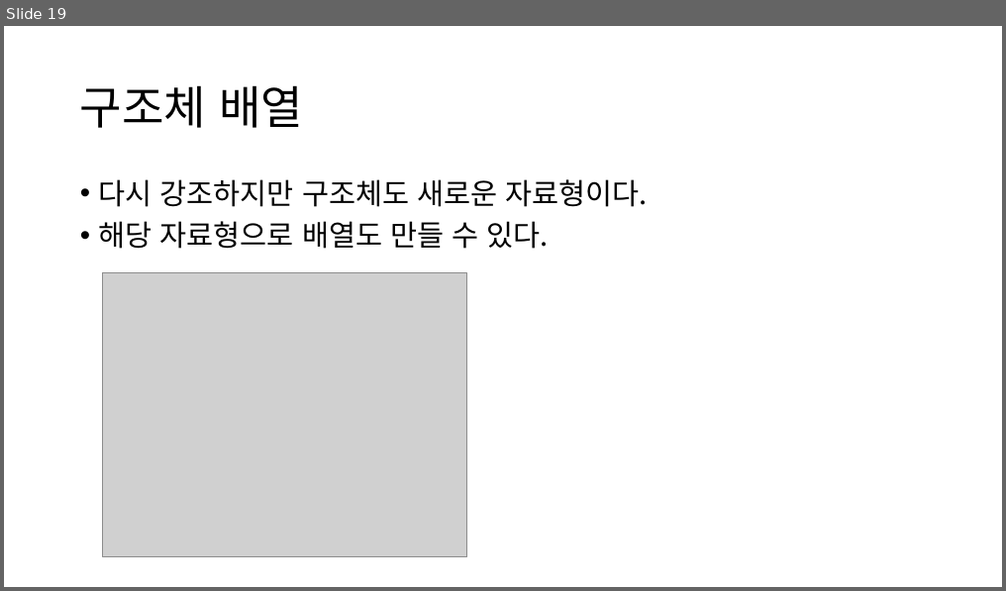
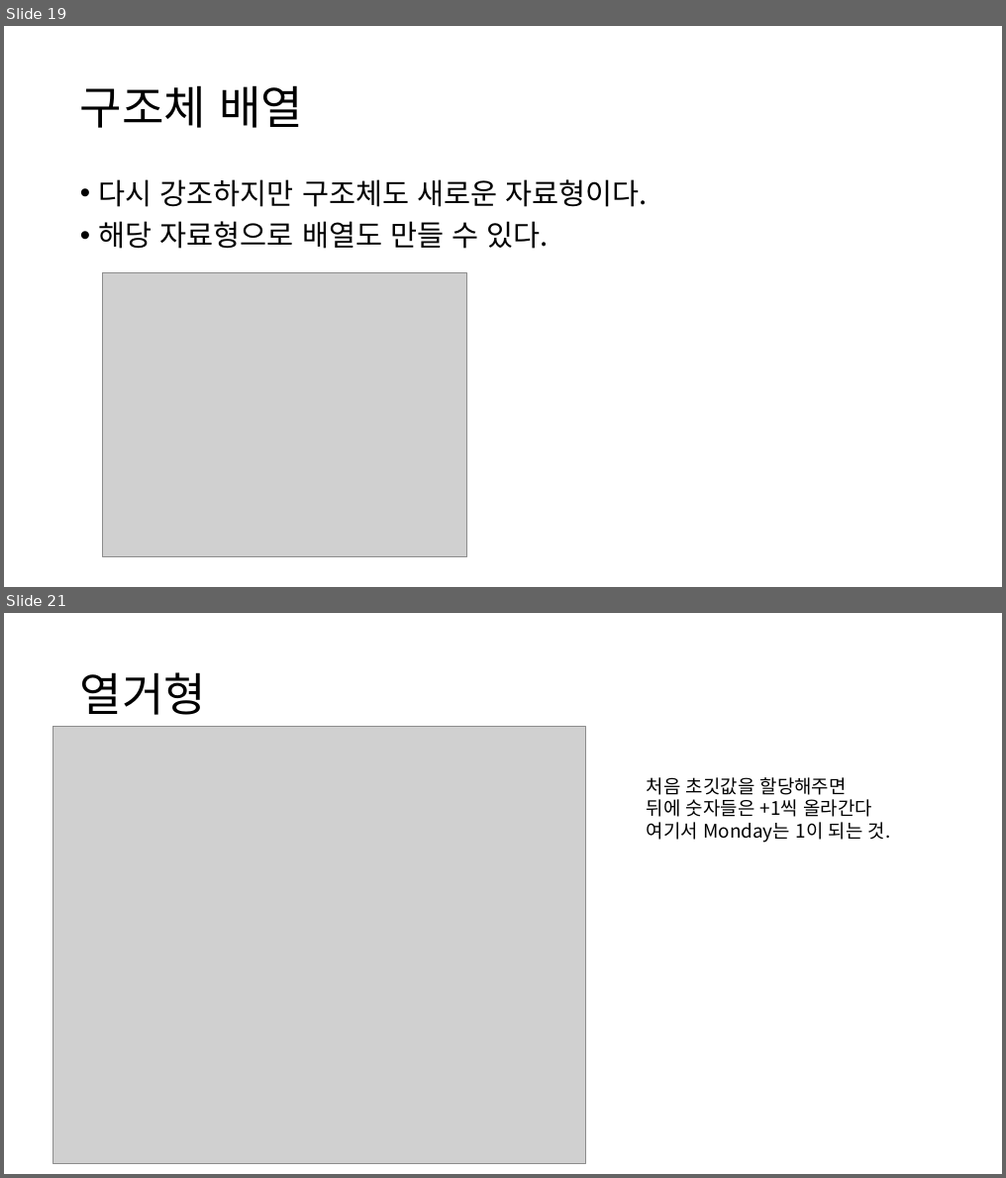
Before and after one commit to JJhuk/2020-SMUtutoring, a slide deck: 튜터링 6주차.pptx. Shown one above the other, each under a label of ours: slide 19 before the commit, slides 19 and 21 after it; the slides between them are not shown. The pictures are 1006x591 and 1006x1178 pixels, drawn with LibreOffice and Linux fonts; fonts in the diff are those of the drawing; grey boxes stand for pictures. Boxes give left, top, right and bottom in pixels: in the first picture for what was removed or moved away, otherwise in the second. Text is boxed around its words. In the diff, an @@ line names an element or a change of style, - is before the commit and + after.

```diff
--- a/튜터링 6주차.pptx
+++ b/튜터링 6주차.pptx
@@ slide 21 added at bbox=[4, 613, 1002, 1174], background #FFFFFF @@
@@ title added at bbox=[80, 672, 206, 715], 44 pt, text #000000 @@
+열거형
@@ picture added at bbox=[54, 726, 586, 1164] @@
@@ text added at bbox=[647, 777, 891, 843], 18 pt, text #000000 @@
+처음 초깃값을 할당해주면
+뒤에 숫자들은 +1씩 올라간다
+여기서 Monday는 1이 되는 것.
```
Also in this commit, not shown: 1 slide changed, 10 other slides added.
